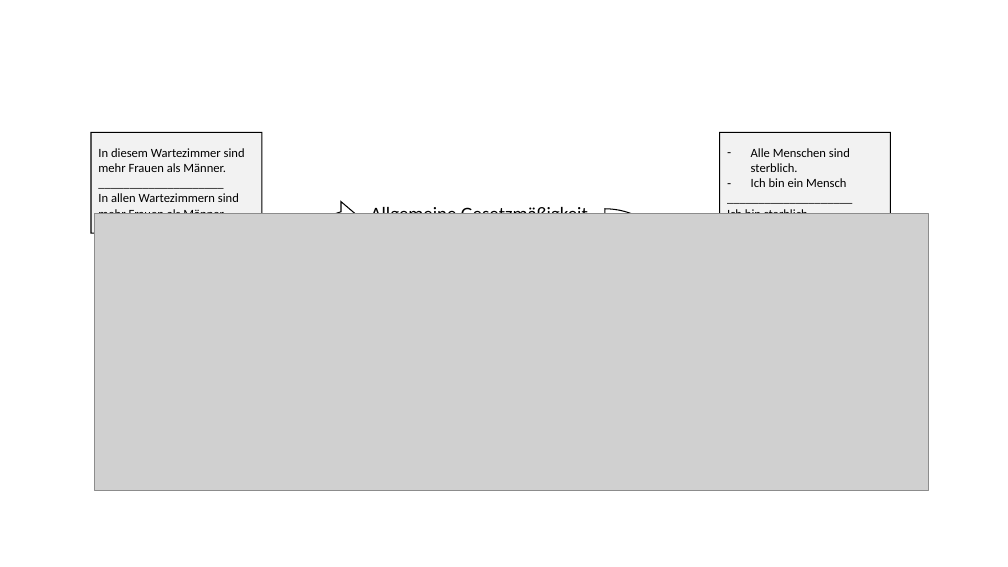
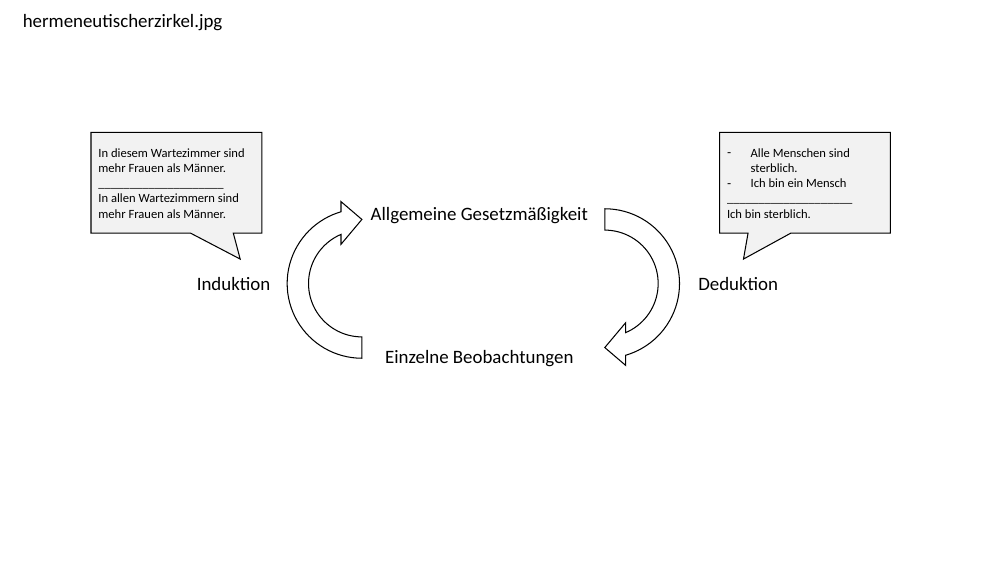
Before and after one commit to LukasRoeseler/opensciencebuch, a slide deck: slide 21 of images/Abbildungen-01.pptx. Drawn at 1008x567 pixels with LibreOffice and Linux fonts; fonts in the diff are those of the drawing; grey boxes stand for pictures. Boxes give left, top, right and bottom in pixels: in the first picture for what was removed or moved away, otherwise in the second. Text is boxed around its words. In the diff, an @@ line names an element or a change of style, - is before the commit and + after.

```diff
--- a/images/Abbildungen-01.pptx
+++ b/images/Abbildungen-01.pptx
@@ text added at (23,14,223,31), 18 pt, text #000000 @@
+hermeneutischerzirkel.jpg
@@ picture removed at (95,213,929,490) @@
@@ text added at (197,277,270,290), 18 pt, text #000000 @@
+Induktion
@@ text added at (698,277,778,290), 18 pt, text #000000 @@
+Deduktion
@@ text added at (385,350,574,367), 18 pt, text #000000 @@
+Einzelne Beobachtungen
```
Also in this commit, not shown: 13 other slides changed, 3 slides added, 3 slides removed, 1 other file.
